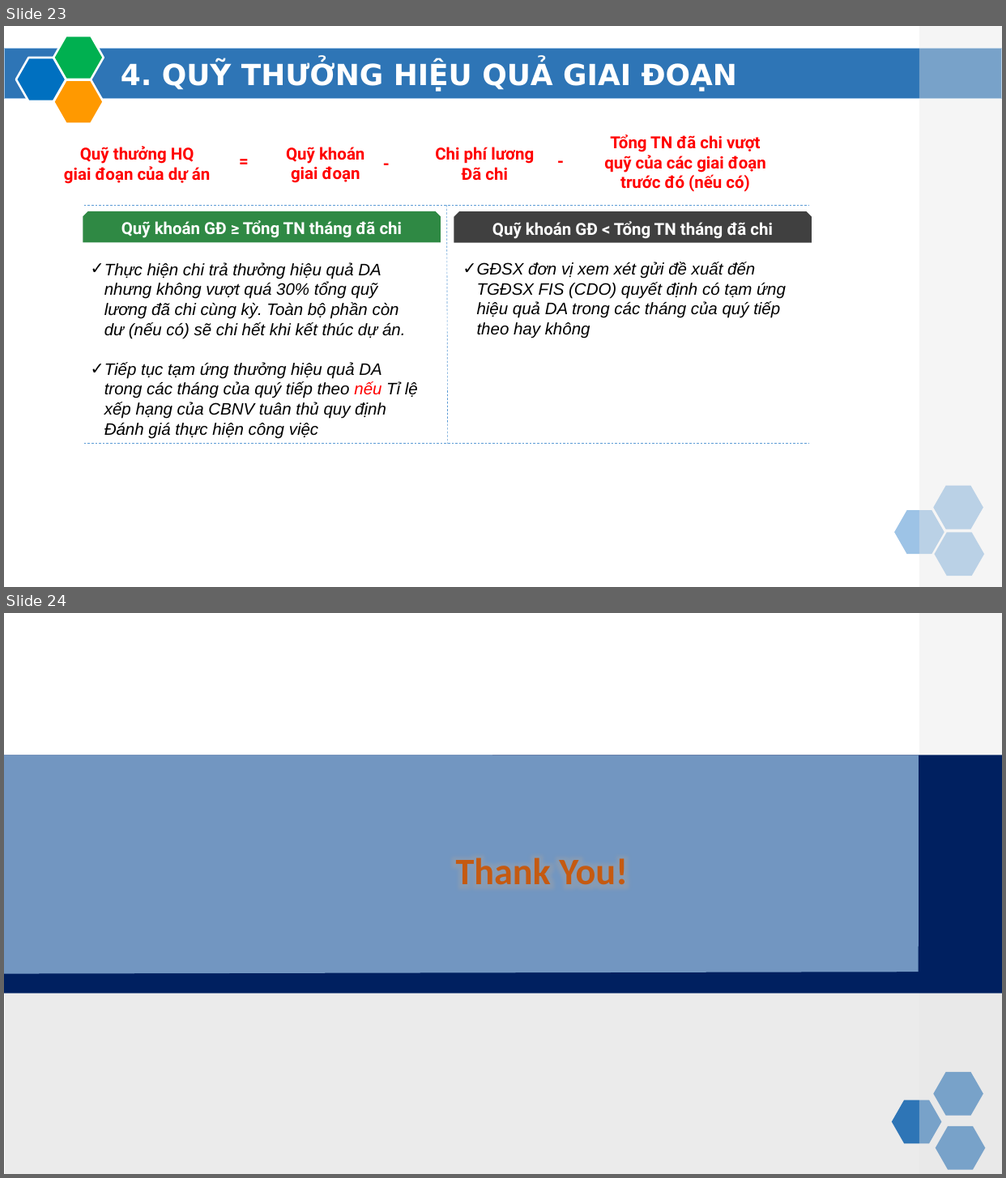
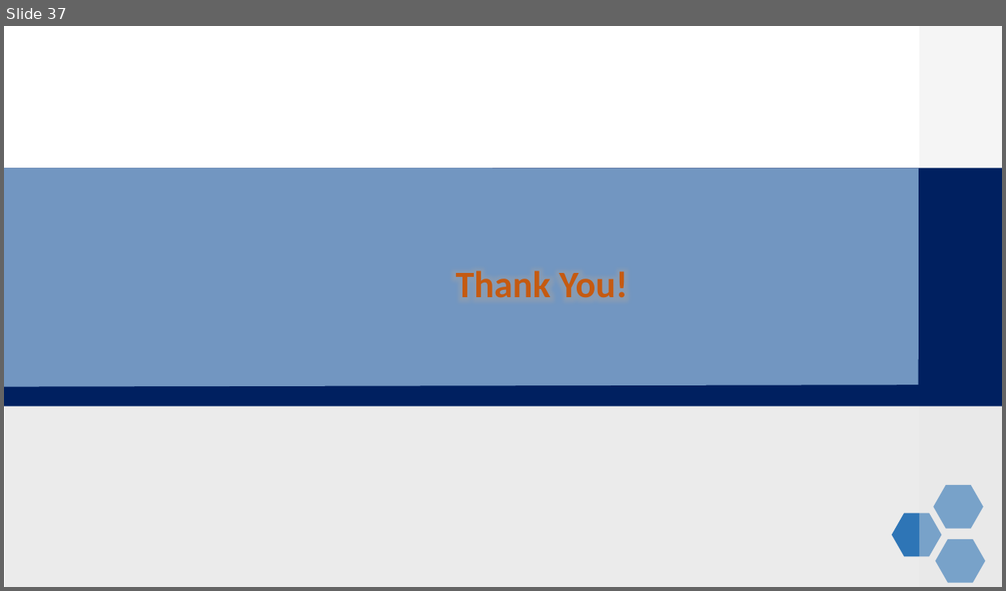
Before and after one commit to sonnc/LuanVan_SonNC_CA190141, a slide deck: LvThs.PPTX. Shown one above the other, each under a label of ours: slides 23 and 24 before the commit, slide 37 after it. The pictures are 1006x1178 and 1006x591 pixels, drawn with LibreOffice and Linux fonts; fonts in the diff are those of the drawing; background and template pictures are left out. Boxes give left, top, right and bottom in pixels: in the first picture for what was removed or moved away, otherwise in the second. Text is boxed around its words. In the diff, an @@ line names an element or a change of style, - is before the commit and + after.

```diff
--- a/LvThs.PPTX
+++ b/LvThs.PPTX
@@ slide 23 removed at [4,26,1002,587], background #FFFFFF @@
@@ rectangle removed at [4,49,1002,100] @@
@@ hexagon removed at [53,36,104,79] @@
@@ rectangle removed at [919,26,1002,587] @@
@@ hexagon removed at [16,58,66,101] @@
@@ text removed at [121,62,737,92] @@
-4. QUỸ THƯỞNG HIỆU QUẢ GIAI ĐOẠN
@@ hexagon removed at [53,80,104,123] @@
@@ text removed at [64,146,210,184] @@
-Quỹ thưởng HQ
-giai đoạn của dự án
@@ text removed at [286,147,364,183] @@
-Quỹ khoán
-giai đoạn
@@ text removed at [435,147,534,181] @@
-Chi phí lương
-Đã chi
@@ text removed at [604,135,766,192] @@
-Tổng TN đã chi vượt quỹ của các giai đoạn trước đó (nếu có)
@@ text removed at [232,148,255,175] @@
-=
@@ text removed at [376,149,399,177] @@
--
@@ text removed at [550,148,573,175] @@
--
@@ snip same rect removed at [83,211,441,243] @@
-Quỹ khoán GĐ ≥ Tổng TN tháng đã chi
@@ line removed from (84, 205) to (809, 205) @@
@@ line removed from (447, 205) to (448, 444) @@
@@ snip same rect removed at [454,211,812,243] @@
-Quỹ khoán GĐ < Tổng TN tháng đã chi
@@ text removed at [104,263,418,439] @@
-✓ Thực hiện chi trả thưởng hiệu quả DA nhưng không vượt quá 30% tổng quỹ lương đã chi cùng kỳ. Toàn bộ phần còn dư (nếu có) sẽ chi hết khi kết thúc dự án.
-✓ Tiếp tục tạm ứng thưởng hiệu quả DA trong các tháng của quý tiếp theo nếu Tỉ lệ xếp hạng của CBNV tuân thủ quy định Đánh giá thực hiện công việc
@@ text removed at [477,262,786,339] @@
-✓ GĐSX đơn vị xem xét gửi đề xuất đến TGĐSX FIS (CDO) quyết định có tạm ứng hiệu quả DA trong các tháng của quý tiếp theo hay không
@@ line removed from (84, 444) to (809, 444) @@
@@ hexagon removed at [934,485,984,529] @@
@@ hexagon removed at [895,510,945,554] @@
@@ hexagon removed at [935,533,985,576] @@
@@ what was slide 24 is now slide 37 @@
```
Also in this commit, not shown: 13 slides changed, 17 slides added, 3 other slides removed, 47 other files.
